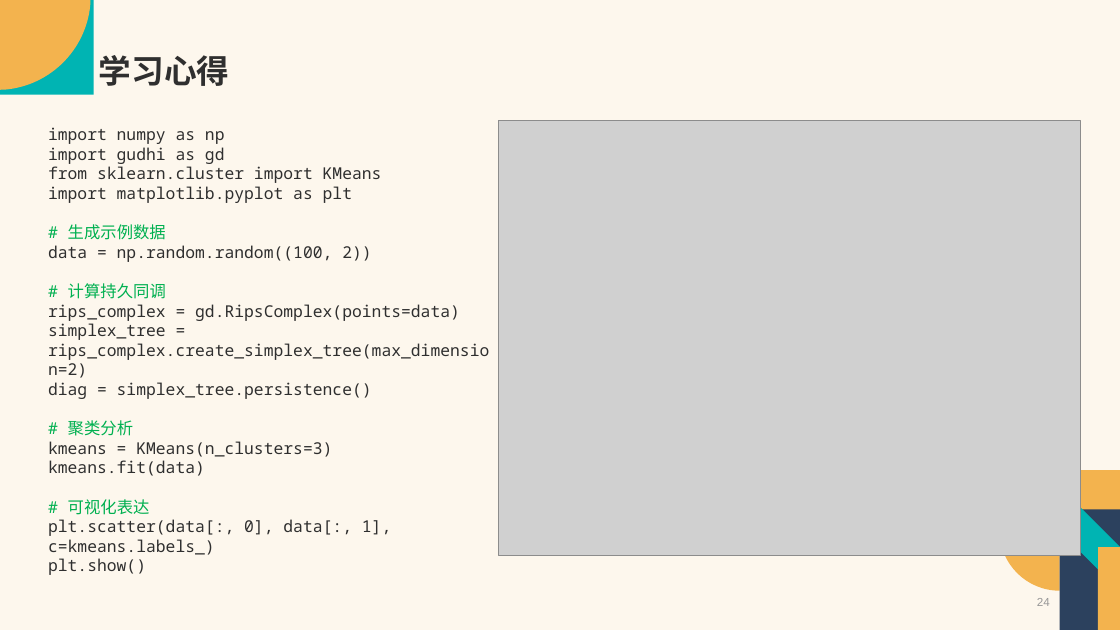
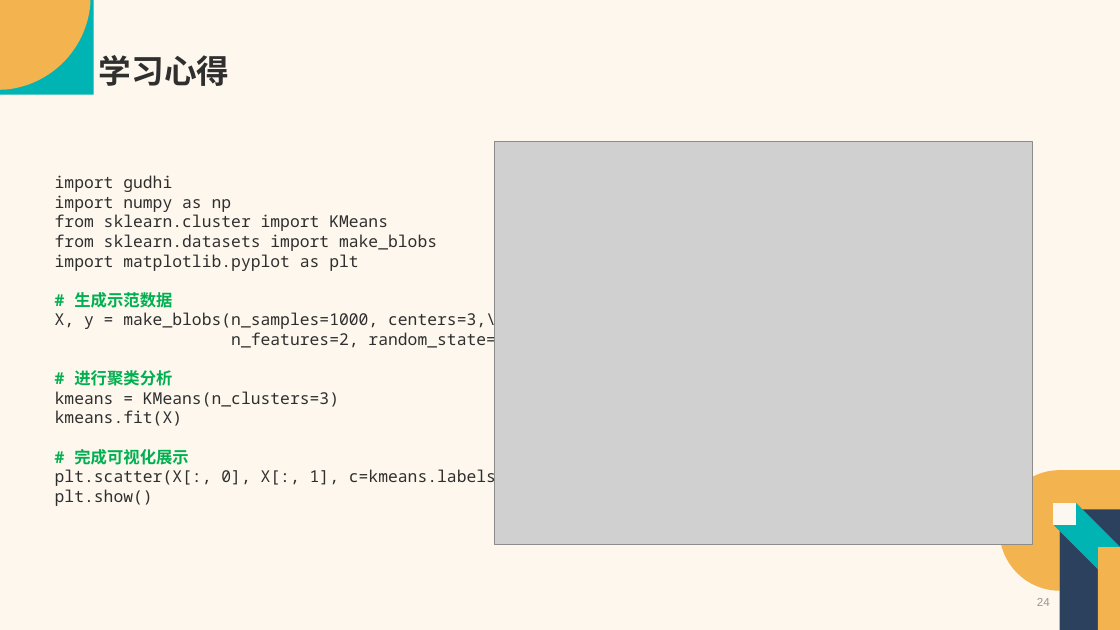
Before and after one commit to Vaelubo/Research, a slide deck: slide 24 of SSCI文章汇报-卢波.pptx. Drawn at 1120x630 pixels with LibreOffice and Linux fonts; fonts in the diff are those of the drawing; grey boxes stand for pictures. Boxes give left, top, right and bottom in pixels: in the first picture for what was removed or moved away, otherwise in the second. Text is boxed around its words. In the diff, an @@ line names an element or a change of style, - is before the commit and + after.

```diff
--- a/SSCI文章汇报-卢波.pptx
+++ b/SSCI文章汇报-卢波.pptx
@@ text at [48, 147, 225, 164]: paragraph removed @@
-import gudhi as gd
@@ picture: place and size @@
-picture at [499, 120, 1081, 555]
+picture at [495, 141, 1033, 544]
@@ text "import gudhi": place and size @@
-text "import gudhi" at [48, 127, 489, 575]
+text "import gudhi" at [55, 175, 525, 506]
@@ text at [55, 175, 172, 192]: paragraph added @@
+import gudhi
@@ text at [55, 234, 437, 251]: paragraph added @@
+from sklearn.datasets import make_blobs
@@ text at [55, 292, 525, 386]: text changed @@
-# 生成示例数据
-data = np.random.random((100, 2))
-# 计算持久同调
-rips_complex = gd.RipsComplex(points=data)
-simplex_tree = rips_complex.create_simplex_tree(max_dimension=2)
-diag = simplex_tree.persistence()
-# 聚类分析
+# 生成示范数据
+X, y = make_blobs(n_samples=1000, centers=3,\
+n_features=2, random_state=42)
+# 进行聚类分析
@@ text at [55, 410, 516, 487]: text changed @@
-kmeans.fit(data)
-# 可视化表达
-plt.scatter(data[:, 0], data[:, 1], c=kmeans.labels_)
+kmeans.fit(X)
+# 完成可视化展示
+plt.scatter(X[:, 0], X[:, 1], c=kmeans.labels_)
@@ freeform shape added at [1054, 502, 1075, 524], fill #FCF7F1 @@
```
Also in this commit, not shown: 17 other slides changed, 2 other files.
